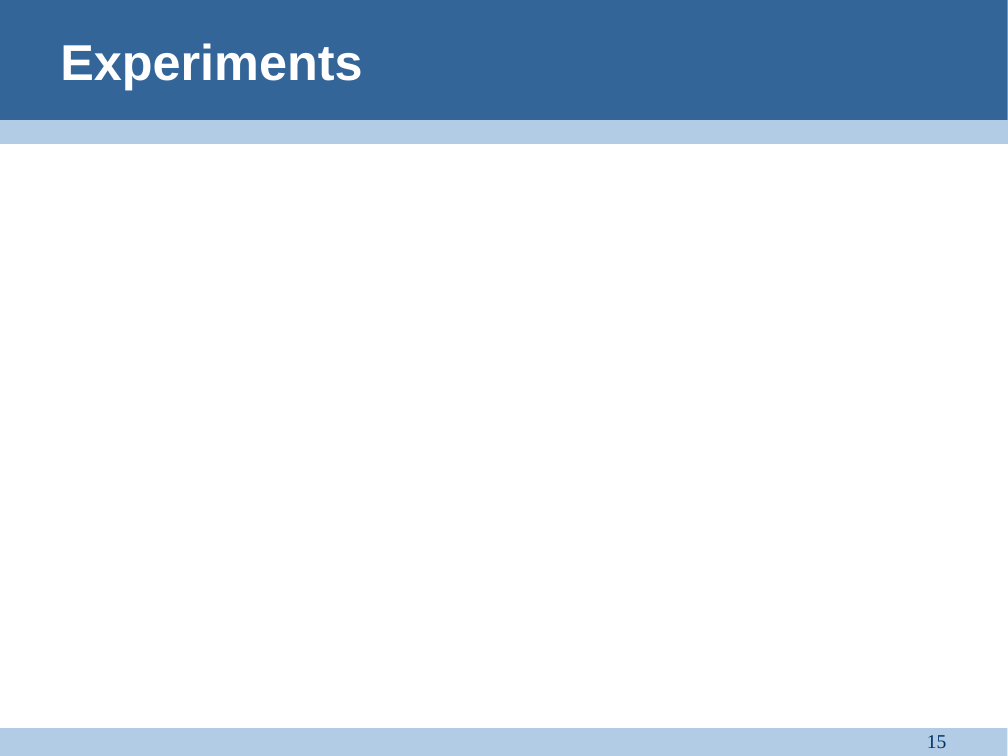
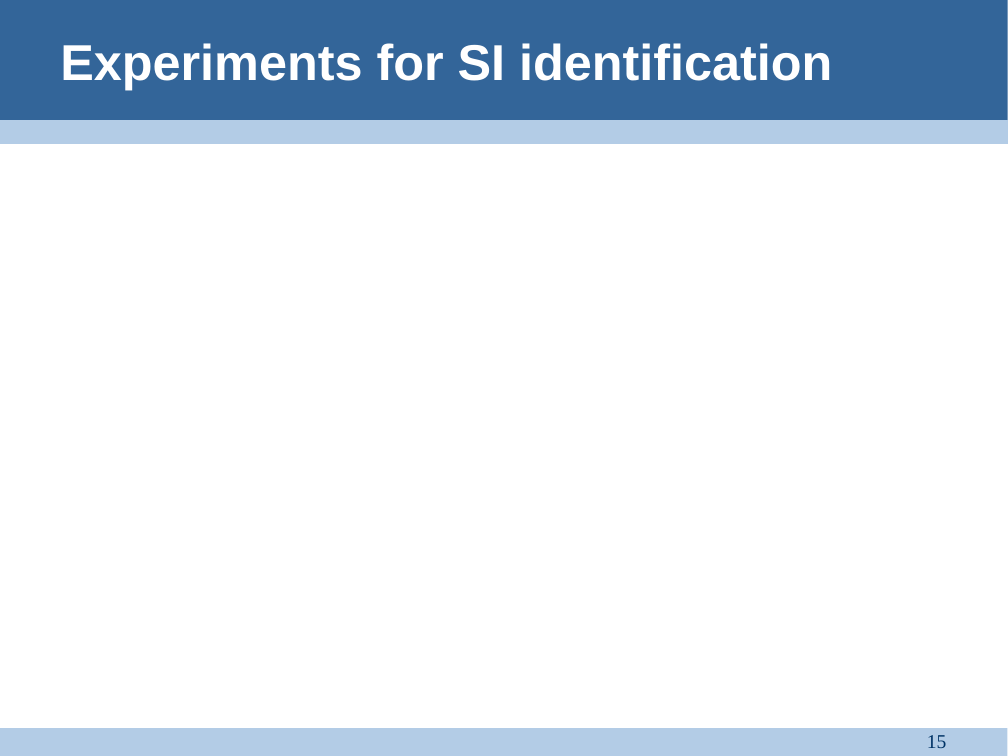
Before and after one commit to vponcelo/pln-pmt-pract, a slide deck: slide 15 of SpatialRoleLabeling/doc/Group presentation.pptx. Drawn at 1008x756 pixels with LibreOffice and Linux fonts; fonts in the diff are those of the drawing; grey boxes stand for pictures. Boxes give left, top, right and bottom in pixels: in the first picture for what was removed or moved away, otherwise in the second. Text is boxed around its words. In the diff, an @@ line names an element or a change of style, - is before the commit and + after.

```diff
--- a/SpatialRoleLabeling/doc/Group presentation.pptx
+++ b/SpatialRoleLabeling/doc/Group presentation.pptx
@@ text at (60,43,832,90): text changed @@
-Experiments
+Experiments for SI identification
```
Also in this commit, not shown: 3 other slides changed, 2 slides added, 24 other files.
